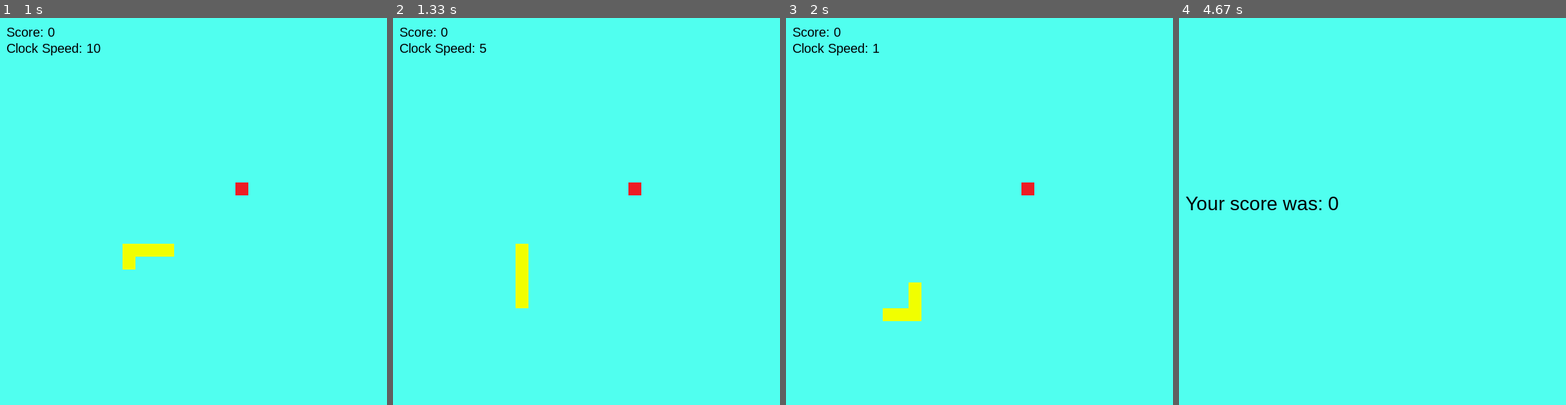
Above: before the commit, frames 1-4 (left to right).
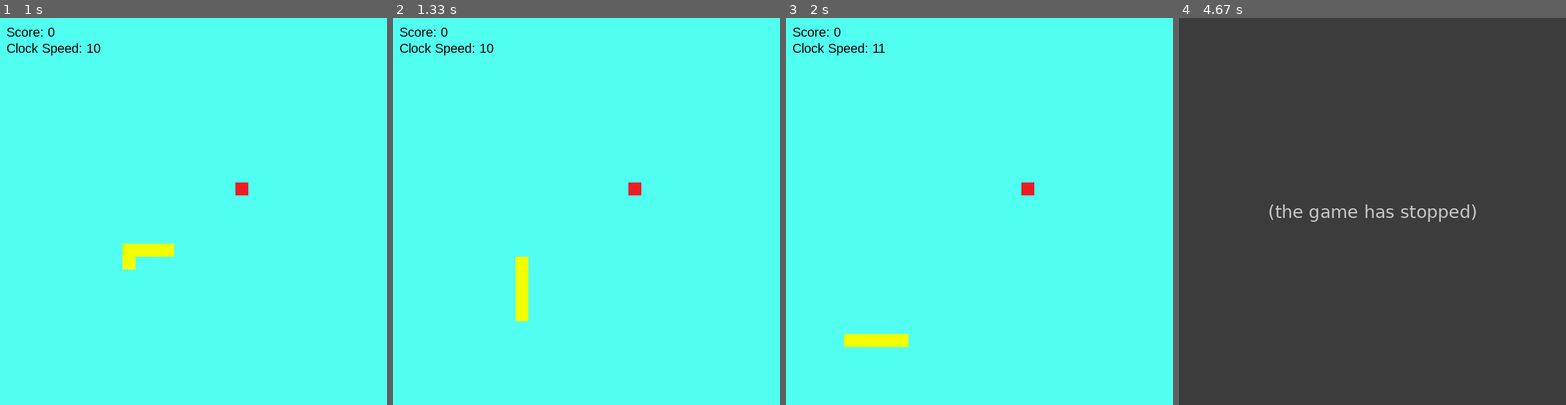
Above: after the commit, the same moments.

Repository: justinwlin/Python-Data-Structure
Game: pygame game, started from Pygame/Snake/FinalSnake.py
Two runs of this game, one before a commit and one after it. Both use one fixed random seed, a clock stepped at 60 frames per second and the inputs below.
Inputs:
- Up to frame 1 (1 s): hold Left 0.33-0.87 s; hold P from 0.9 s (still down); hold Down from 0.9 s (still down)
- Up to frame 2 (1.33 s): tap 5 at 1.05 s; release P at 1.2 s; release Down at 1.2 s; hold Down from 1.23 s (still down)
- Up to frame 3 (2 s): tap = at 1.38 s; release Down at 1.53 s; hold Left 1.57-1.98 s; tap 0 at 1.72 s
- Up to frame 4 (4.67 s): tap 9 at 2.48 s; hold Right 3.05-3.68 s; tap 0 at 3.2 s; hold 9 4.13-4.6 s; hold Left 4.13-4.6 s; tap = at 4.28 s

Frame 1 is identical in both runs. In frame 2, 0.3% of the frame differs, in the area x 22-35%, y 6-79%; in frame 3, 1.1%; in frame 4, 100%, in the area x 0-100%, y 0-100%.
After the commit the program exited at 4.48 s; later frames show no game.

Commit message:
Working on Pause Mechanic (WIP)

Diff:
--- a/Pygame/Snake/FinalSnake.py
+++ b/Pygame/Snake/FinalSnake.py
@@ -29,7 +29,7 @@
     #Initializes Direction and Score
     dirs = 0
     score = 0
-
+    move = 1
     #Initializes position of apple
     applepos = (random.randint(0, 590), random.randint(0, 590))
 
@@ -111,8 +111,6 @@
         # Background Color
         screen.fill(BLUE)
 
-
-
         #Keyboard Logic
         pause = True
         for e in pygame.event.get():
@@ -127,18 +125,12 @@
                     dirs = 1
                 if e.key == K_ESCAPE:
                     sys.exit(0)
-                if e.key == K_0:
-                    clockSpeed = 1
-                if e.key == K_5:
-                    clockSpeed = 5
-                if e.key == K_9:
-                    clockSpeed = 9
                 if e.key == K_EQUALS:
                     clockSpeed += 1
                 if e.key == K_MINUS:
                     clockSpeed -= 1
                 if e.key == K_p:
-                    pass
+                    dirs = -1
 
         #Background Music
         if e.type == pygame.constants.USEREVENT:
@@ -147,10 +139,11 @@
 
         #If the Snake Collides with itself
         i = len(xs) - 1
-        while i >= 2:
-            if collide(xs[0], xs[i], ys[0], ys[i], SnakeSize, SnakeSize, SnakeSize, SnakeSize):
-                die(screen, score)
-            i -= 1
+        if dirs != -1:
+            while i >= 2:
+                if collide(xs[0], xs[i], ys[0], ys[i], SnakeSize, SnakeSize, SnakeSize, SnakeSize):
+                    die(screen, score)
+                i -= 1
 
         #If the snake Collides with an Apple
         if collide(xs[0], applepos[0], ys[0], applepos[1], SnakeSize, sizeOfApple, SnakeSize, sizeOfApple):
@@ -165,9 +158,10 @@
 
         i = len(xs) - 1
 
+        #Moves the trailing tail to follow the head
         while i >= 1:
-            xs[i] = xs[i - 1]
-            ys[i] = ys[i - 1]
+            xs[i] = xs[i - move]
+            ys[i] = ys[i - move]
             i -= 1
 
         #INCREASING SNAKE SIZE LOGIC
